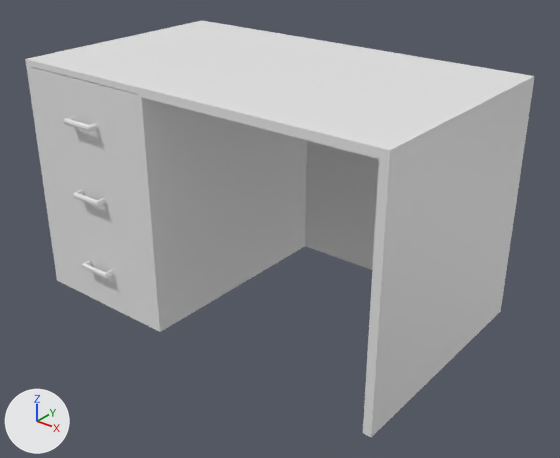
The glTF model Assets/Models/Blender/stol.glb: old version first, new version second.
Before and after are seen from a 50 mm lens placed at (1.388, -1.688, 1.296), pointed at (0.062, -0.031, 0.269). Every picture has the same lights, and +X, +Y and +Z are marked at lower left. The older version comes first.

The first picture shows 'drawer1', 'drawer2', 'drawer3', 'table'.
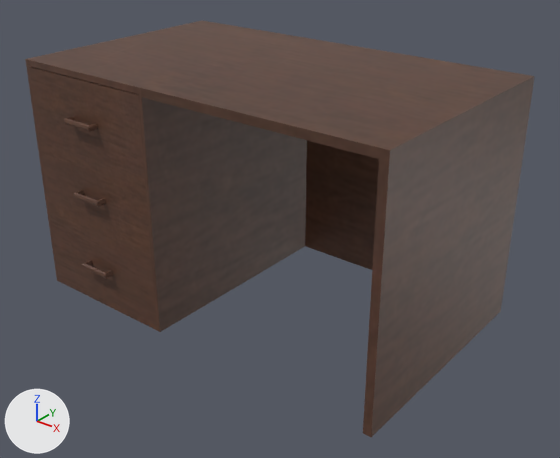
Diff of the bpy script that builds the scene:
```diff
--- a/Assets/Models/Blender/stol.glb.py
+++ b/Assets/Models/Blender/stol.glb.py
@@ img_tabletexture @@
+img_tabletexture = load_image('TableTexture', '_unpacked/TableTexture', 512, 512, 'sRGB')
@@ mat_material @@
+mat_material = bpy.data.materials.new('Material')
+# uses the picture img_tabletexture
@@ me_cylinder_004 @@
 me_cylinder_004.from_pydata(...)  # 60 vertices, 104 faces; spans x -0.238..0.238, y -0.379..0.379, z -0.115..0.115
+me_cylinder_004.materials.append(mat_material)
@@ me_cylinder_003 @@
 me_cylinder_003.from_pydata(...)  # 32 vertices, 54 faces; spans x -0.625..0.625, y -0.375..0.375, z -0.002..0.748
+me_cylinder_003.materials.append(mat_material)
@@ me_cylinder_010 @@
 me_cylinder_010.from_pydata(...)  # 60 vertices, 104 faces; spans x -0.238..0.238, y -0.379..0.379, z -0.12..0.12
+me_cylinder_010.materials.append(mat_material)
@@ me_cylinder_013 @@
 me_cylinder_013.from_pydata(...)  # 60 vertices, 104 faces; spans x -0.238..0.238, y -0.379..0.379, z -0.12..0.12
+me_cylinder_013.materials.append(mat_material)
```

Where the change shows, as pixel boxes [x1, y1, x2, y2] in the pictures (560 x 458 px):
'table', recoloured (darker): [25, 21, 535, 437] in both
'drawer1', recoloured (white to brown): [29, 66, 145, 177] in both
'drawer2', recoloured (white to brown): [39, 141, 151, 254] in both
'drawer3', recoloured (white to brown): [50, 212, 157, 325] in both
